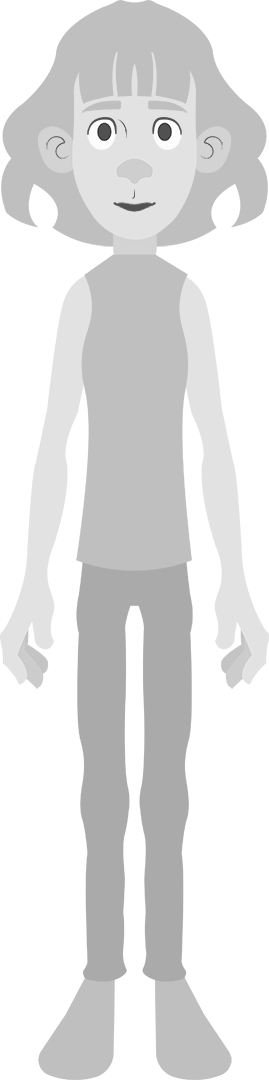
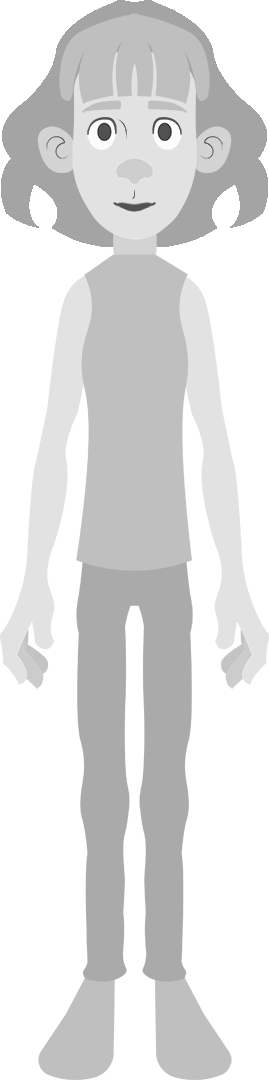
Layered file, before and after one edit (269x1080). Changes by layer:
painted on "Cabelo2" over left=1, top=0, right=268, bottom=247
